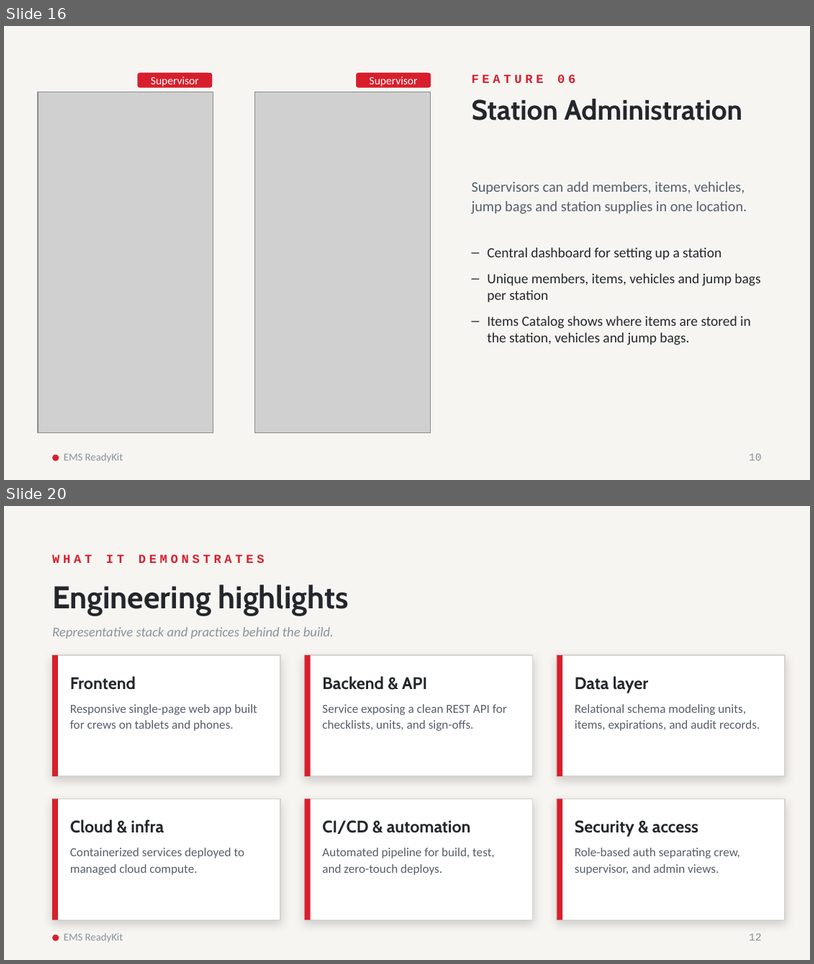
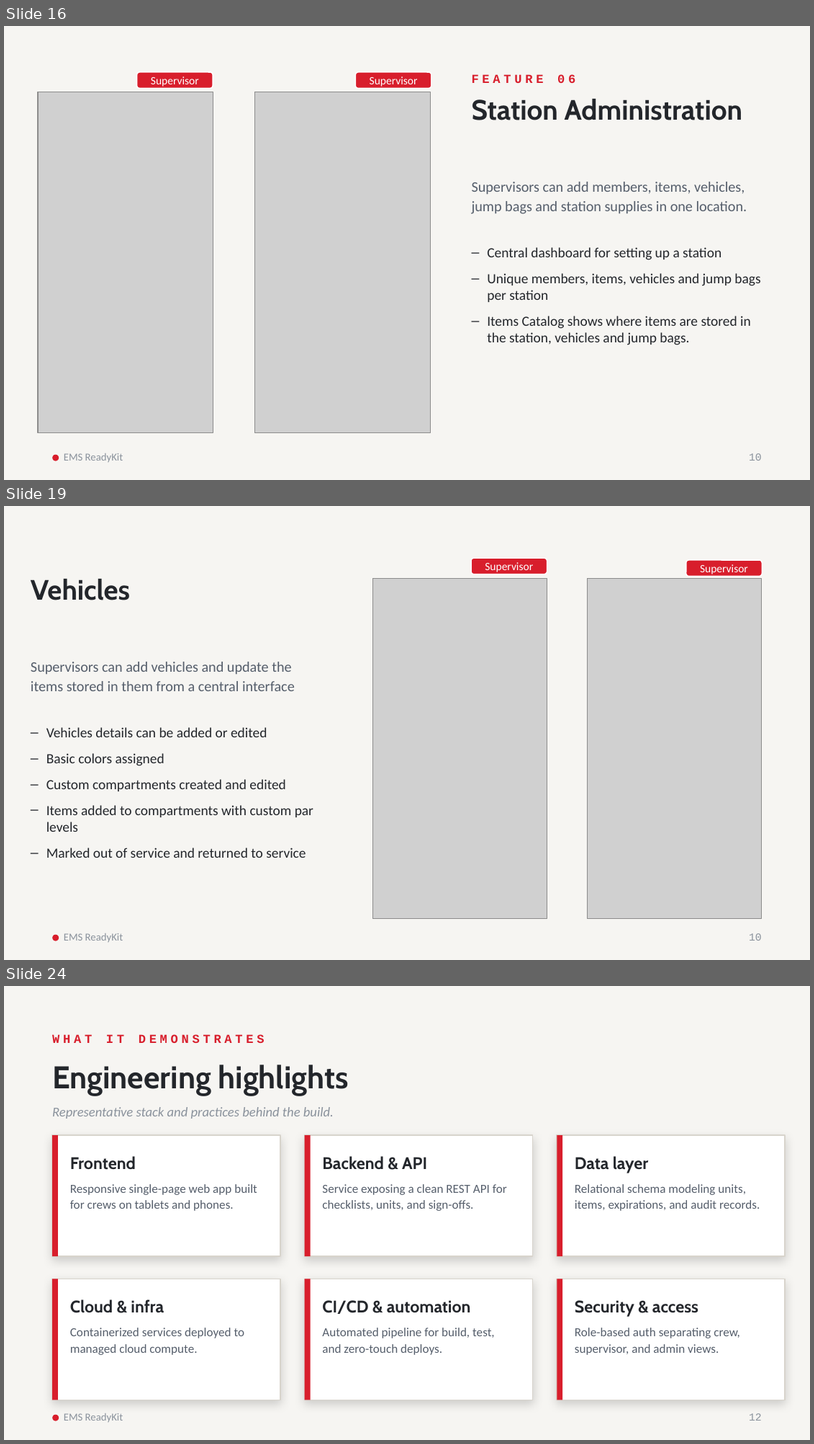
Before and after one commit to Jinniyah/EMS_ReadyKit, a slide deck: docs/evidence/live_deployment/LIVE01-05_EMS_ReadyKit_WebApp.pptx. Shown one above the other, each under a label of ours: slides 16 and 20 before the commit, slides 16, 19 and 24 after it; the slides between them are not shown. The pictures are 814x964 and 814x1444 pixels, drawn with LibreOffice and Linux fonts; fonts in the diff are those of the drawing; grey boxes stand for pictures. Boxes give left, top, right and bottom in pixels: in the first picture for what was removed or moved away, otherwise in the second. Text is boxed around its words. In the diff, an @@ line names an element or a change of style, - is before the commit and + after.

```diff
--- a/docs/evidence/live_deployment/LIVE01-05_EMS_ReadyKit_WebApp.pptx
+++ b/docs/evidence/live_deployment/LIVE01-05_EMS_ReadyKit_WebApp.pptx
@@ slide 19 added at [4,506,810,960], background #F6F5F2 @@
@@ rounded rectangle added at [472,559,548,574], fill #D81E2C, outline #FFFFFF 1 pt, 10 pt, text #FFFFFF @@
+Supervisor
@@ rounded rectangle added at [687,560,762,576], fill #D81E2C, outline #FFFFFF 1 pt, 10 pt, text #FFFFFF @@
+Supervisor
@@ text added at [31,579,130,600], 25 pt, text #23262B, bold @@
+Vehicles
@@ picture added at [373,579,548,919] @@
@@ picture added at [588,579,762,919] @@
@@ text added at [31,662,295,691], 13 pt, text #555E6B @@
+Supervisors can add vehicles and update the items stored in them from a central interface
@@ text added at [46,727,314,857], 12.5 pt, text #23262B @@
+– Vehicles details can be added or edited
+– Basic colors assigned
+– Custom compartments created and edited
+– Items added to compartments with custom par levels
+– Marked out of service and returned to service
@@ ellipse added at [52,934,59,941], fill #D81E2C @@
@@ text added at [64,933,124,942], 9.5 pt, text #8A929C @@
+EMS ReadyKit
@@ text added at [749,933,762,940], 9.5 pt, text #8A929C @@
+10
@@ what was slide 20 is now slide 24 @@
```
Also in this commit, not shown: 7 slides changed, 3 other slides added.
